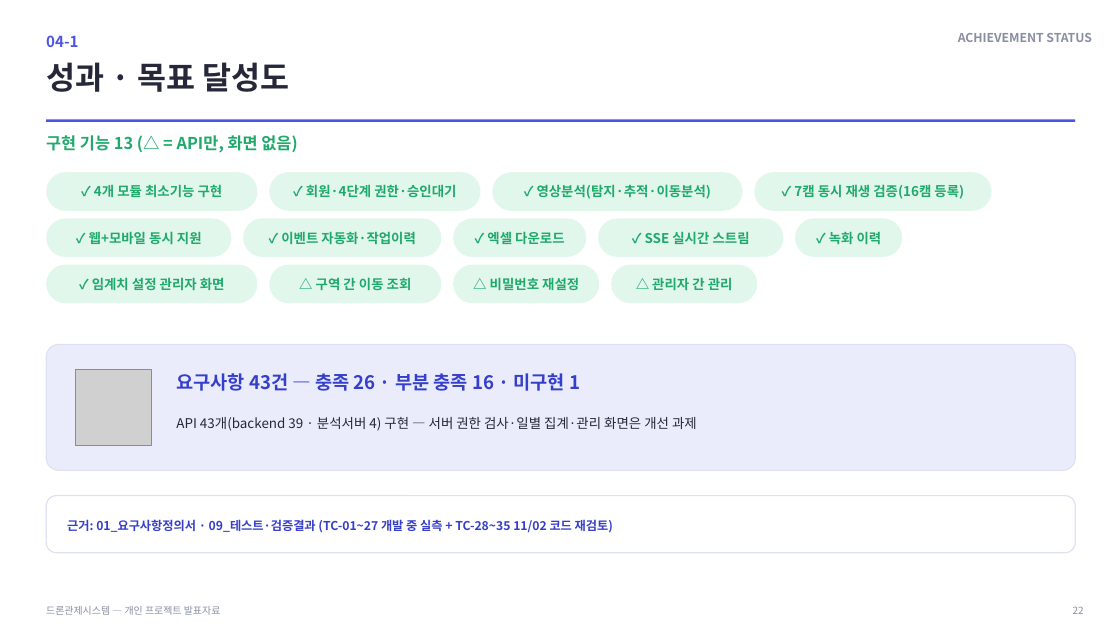
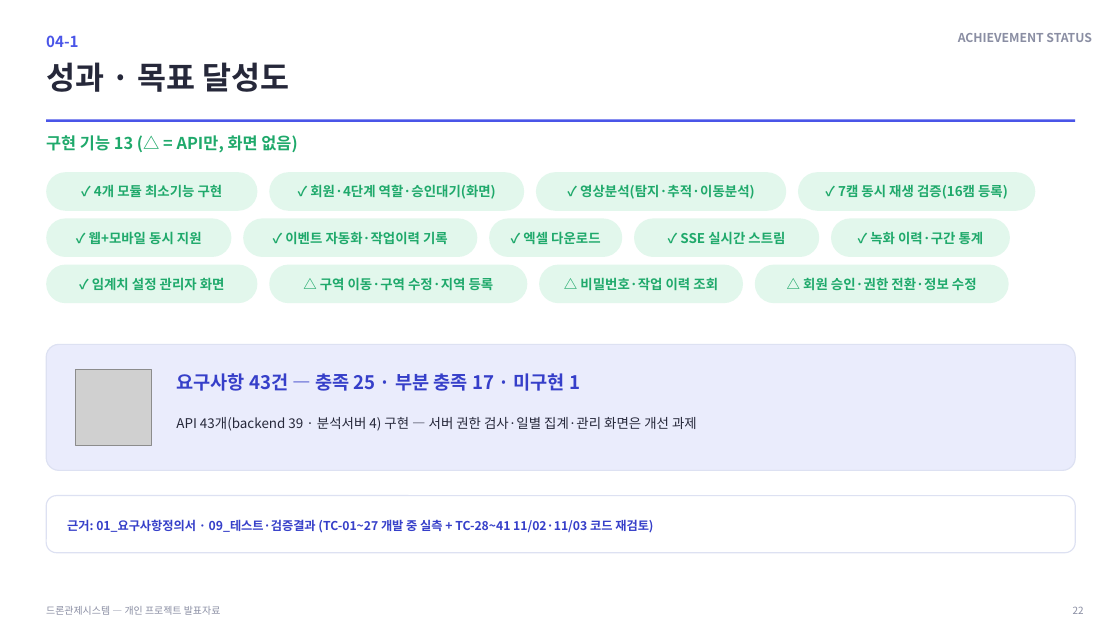
Before and after one commit to rlaeoaud7018/DroneControllSystemApp, a slide deck: slide 22 of 발표자료6.pptx. Drawn at 1120x630 pixels with LibreOffice and Linux fonts; fonts in the diff are those of the drawing; grey boxes stand for pictures; background and template pictures are left out. Boxes give left, top, right and bottom in pixels: in the first picture for what was removed or moved away, otherwise in the second. Text is boxed around its words. In the diff, an @@ line names an element or a change of style, - is before the commit and + after.

```diff
--- a/발표자료6.pptx
+++ b/발표자료6.pptx
@@ rounded rectangle: place and size @@
-rounded rectangle at <box>270,172,481,211</box>
+rounded rectangle at <box>270,172,524,211</box>
@@ 2 texts, 2 rounded rectangles: place and size @@
-2 texts, 2 rounded rectangles at <box>492,172,992,211</box>
+2 texts, 2 rounded rectangles at <box>536,172,1036,211</box>
@@ text at <box>310,184,496,199</box>: text changed @@
-✓ 회원·4단계 권한·승인대기
+✓ 회원·4단계 역할·승인대기(화면)
@@ rounded rectangle: place and size @@
-rounded rectangle at <box>244,218,442,257</box>
+rounded rectangle at <box>244,218,478,257</box>
@@ text at <box>285,231,448,244</box>: text changed @@
-✓ 이벤트 자동화·작업이력
+✓ 이벤트 자동화·작업이력 기록
@@ 2 texts, 2 rounded rectangles: place and size @@
-2 texts, 2 rounded rectangles at <box>453,218,784,257</box>
+2 texts, 2 rounded rectangles at <box>489,218,820,257</box>
@@ rounded rectangle: place and size @@
-rounded rectangle at <box>795,218,902,257</box>
+rounded rectangle at <box>831,218,1010,257</box>
@@ text at <box>870,231,984,244</box>: text changed @@
-✓ 녹화 이력
+✓ 녹화 이력·구간 통계
@@ rounded rectangle: place and size @@
-rounded rectangle at <box>270,265,442,303</box>
+rounded rectangle at <box>270,265,528,303</box>
@@ rounded rectangle: place and size @@
-rounded rectangle at <box>453,265,599,303</box>
+rounded rectangle at <box>539,265,744,303</box>
@@ rounded rectangle: place and size @@
-rounded rectangle at <box>611,265,757,303</box>
+rounded rectangle at <box>755,265,1009,303</box>
@@ text at <box>320,277,494,290</box>: text changed @@
-△ 구역 간 이동 조회
+△ 구역 이동·구역 수정·지역 등록
@@ text at <box>580,277,718,290</box>: text changed @@
-△ 비밀번호 재설정
+△ 비밀번호·작업 이력 조회
@@ text removed at <box>652,277,733,290</box> @@
-△ 관리자 간 관리
@@ text added at <box>803,277,977,290</box>, 11.5 pt, text #1FA96B, bold @@
+△ 회원 승인·권한 전환·정보 수정
@@ text at <box>176,373,580,391</box>: text changed @@
-요구사항 43건 — 충족 26 · 부분 충족 16 · 미구현 1
+요구사항 43건 — 충족 25 · 부분 충족 17 · 미구현 1
@@ text at <box>67,519,653,533</box>: text changed @@
-근거: 01_요구사항정의서 · 09_테스트·검증결과 (TC-01~27 개발 중 실측 + TC-28~35 11/02 코드 재검토)
+근거: 01_요구사항정의서 · 09_테스트·검증결과 (TC-01~27 개발 중 실측 + TC-28~41 11/02·11/03 코드 재검토)
```
Also in this commit, not shown: 8 other slides changed, 8 other files.
